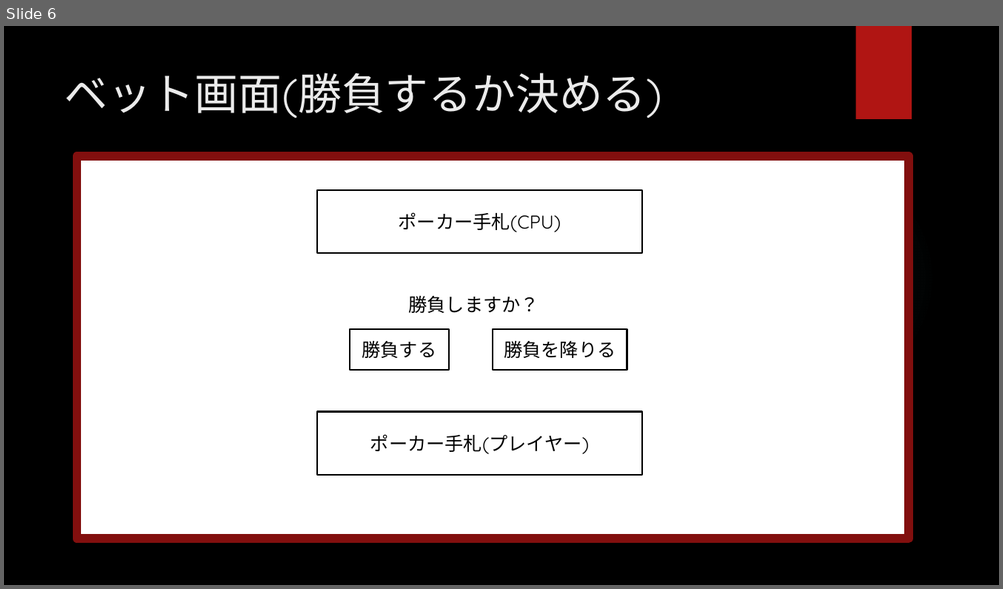
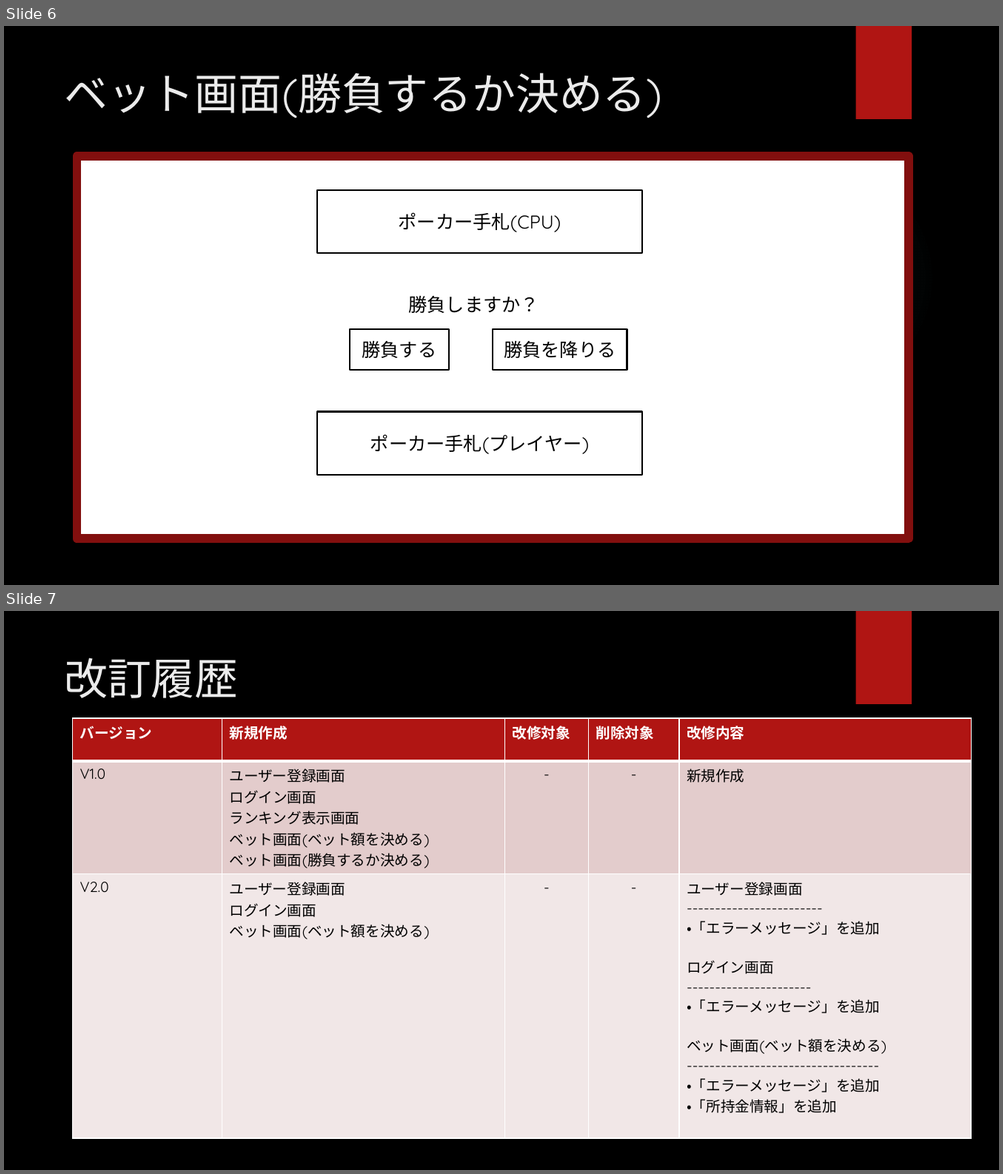
Before and after one commit to CSTSCSTS/UserAp, a slide deck: docs/基本設計/ワイヤーフレーム/ポーカー拡張 ワイヤーフレーム.pptx. Shown one above the other, each under a label of ours: slide 6 before the commit, slides 6 and 7 after it. The pictures are 1003x589 and 1003x1174 pixels, drawn with LibreOffice and Linux fonts; fonts in the diff are those of the drawing; background and template pictures are left out. Boxes give left, top, right and bottom in pixels: in the first picture for what was removed or moved away, otherwise in the second. Text is boxed around its words. In the diff, an @@ line names an element or a change of style, - is before the commit and + after.

Commit message:
ワイヤーフレームに改訂履歴を追加

```diff
--- a/docs/基本設計/ワイヤーフレーム/ポーカー拡張 ワイヤーフレーム.pptx
+++ b/docs/基本設計/ワイヤーフレーム/ポーカー拡張 ワイヤーフレーム.pptx
@@ slide 7 added at (x1=4, y1=611, x2=999, y2=1170), background picture (left out); not listed: 2 template elements that a slide beside it also shows @@
@@ title added at (x1=64, y1=658, x2=238, y2=698), 42 pt, text #EBEBEB @@
+改訂履歴
@@ table added at (x1=73, y1=718, x2=972, y2=1116), 3 rows, 5 columns @@
+バージョン | 新規作成 | 改修対象 | 削除対象 | 改修内容
+V1.0 | ユーザー登録画面 / ログイン画面 / ランキング表示画面 / ベット画面(ベット額を決める) / ベット画面(勝負するか決める) | - | - | 新規作成
+V2.0 | ユーザー登録画面 / ログイン画面 / ベット画面(ベット額を決める) | - | - | ユーザー登録画面 / ------------------------ / ・「エラーメッセージ」を追加 / ログイン画面 / ---------------------- / ・「エラーメッセージ」を追加 / ベット画面(ベット額を決める) / ---------------------------------- / ・「エラーメッセージ」を追加 / ・「所持金情報」を追加
```
